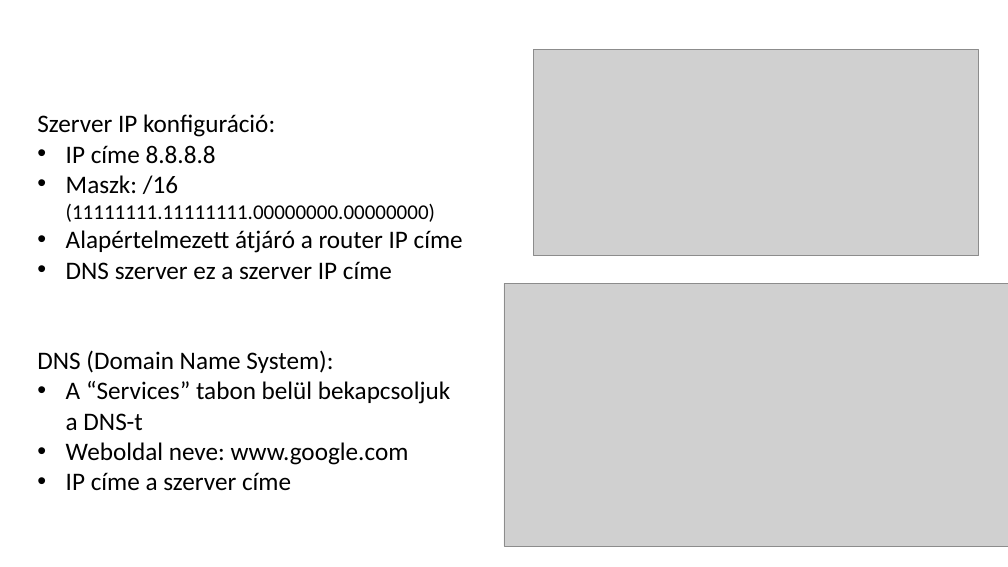
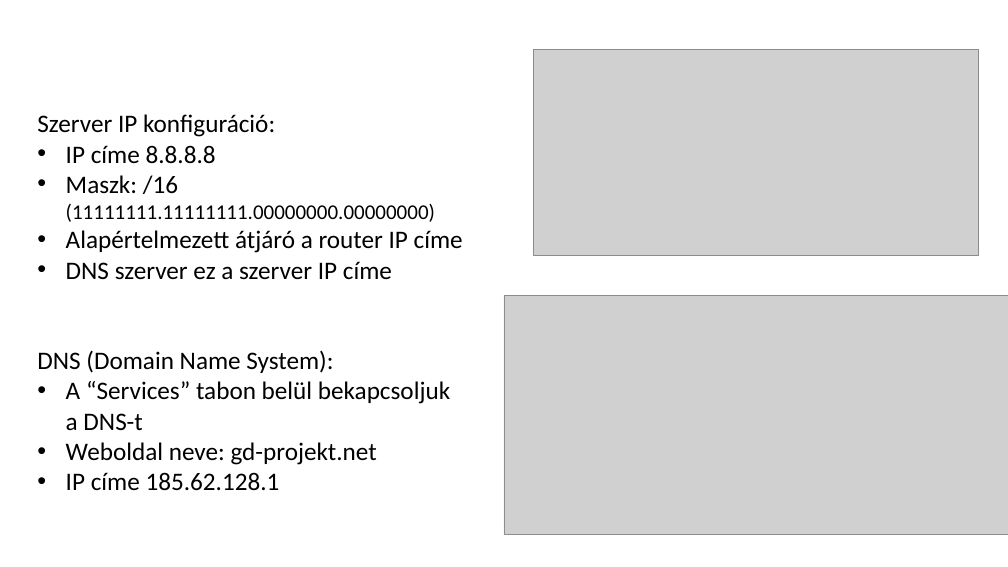
Before and after one commit to I-Izumi/School-project-network, a slide deck: slide 15 of Prezentációk/School_projects_ppt.pptx. Drawn at 1008x567 pixels with LibreOffice and Linux fonts; fonts in the diff are those of the drawing; grey boxes stand for pictures. Boxes give left, top, right and bottom in pixels: in the first picture for what was removed or moved away, otherwise in the second. Text is boxed around its words. In the diff, an @@ line names an element or a change of style, - is before the commit and + after.

```diff
--- a/Prezentációk/School_projects_ppt.pptx
+++ b/Prezentációk/School_projects_ppt.pptx
@@ picture: place and size @@
-picture at (504,284,1008,547)
+picture at (504,296,1008,535)
@@ text at (66,442,377,491): text changed @@
-• Weboldal neve: www.google.com
-• IP címe a szerver címe
+• Weboldal neve: gd-projekt.net
+• IP címe 185.62.128.1
```
Also in this commit, not shown: 1 other slide changed.
